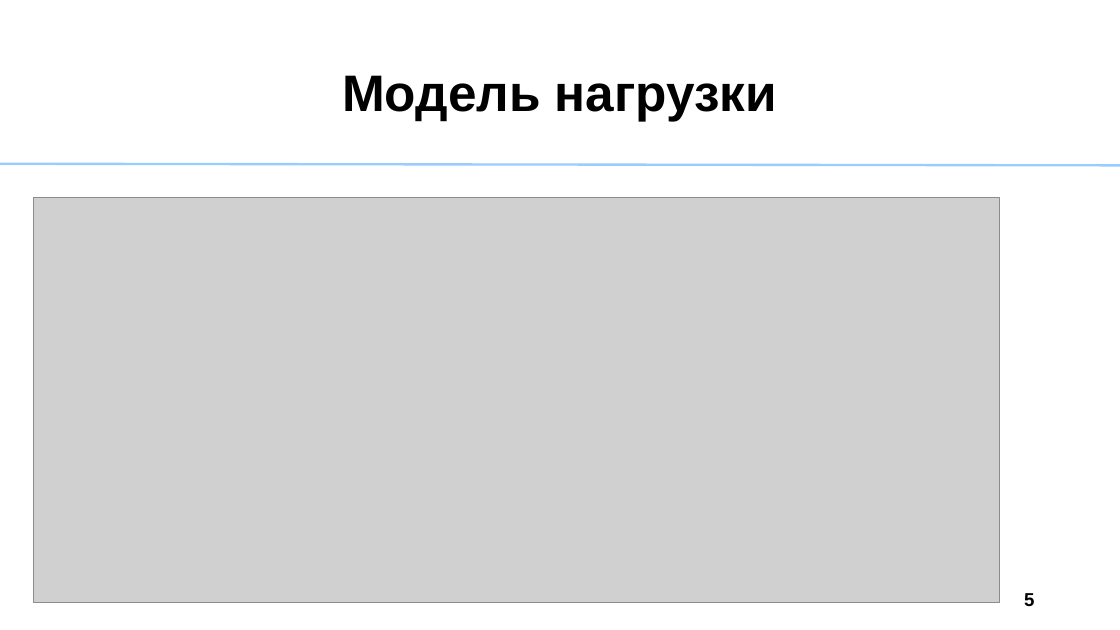
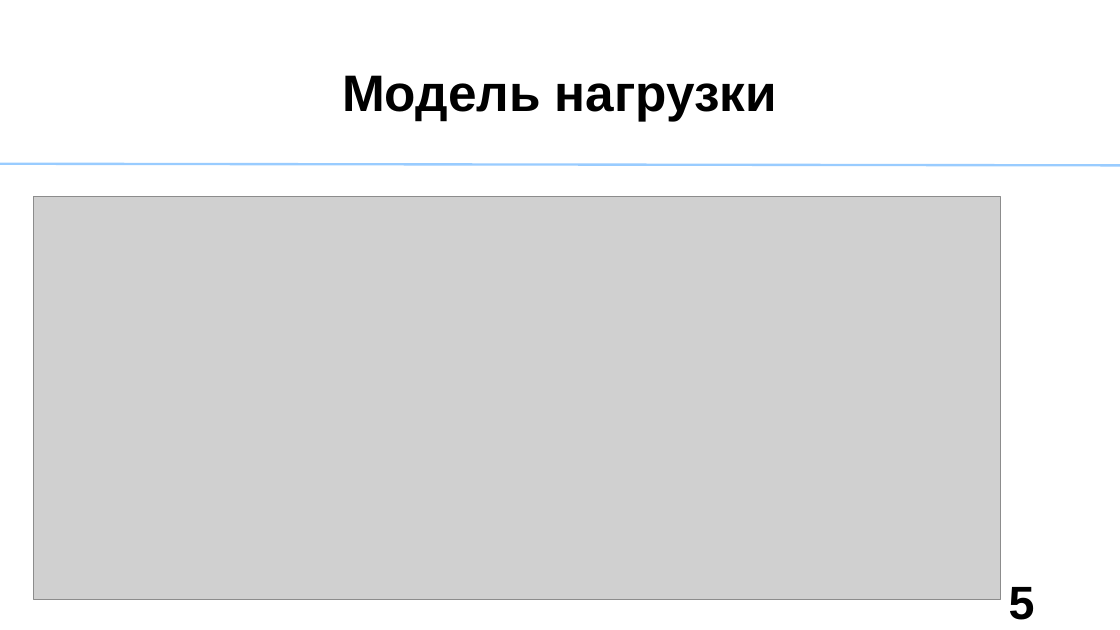
Before and after one commit to Akbars36/StorageAnalyzer, a slide deck: slide 5 of VizualizationResult/Sredstva_analiza_nagruzki_last.ppt. Drawn at 1120x630 pixels with LibreOffice and Linux fonts; fonts in the diff are those of the drawing; grey boxes stand for pictures. Boxes give left, top, right and bottom in pixels: in the first picture for what was removed or moved away, otherwise in the second. Text is boxed around its words. In the diff, an @@ line names an element or a change of style, - is before the commit and + after.

```diff
--- a/VizualizationResult/Sredstva_analiza_nagruzki_last.ppt
+++ b/VizualizationResult/Sredstva_analiza_nagruzki_last.ppt
@@ picture: place and size @@
-picture at <box>34,197,999,603</box>
+picture at <box>33,196,999,599</box>
@@ page number at <box>1009,587,1035,620</box>: size 16 to 40 pt; line spacing 0.8 to 1 @@
```
Also in this commit, not shown: 5 other slides changed, 1 slide added, 5 slides removed, 3 other files.
